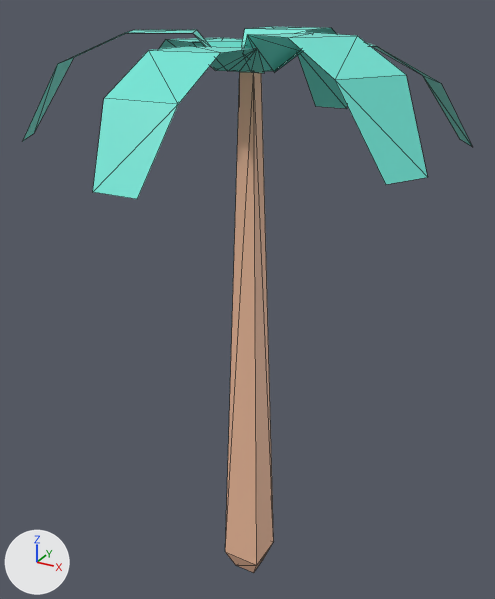
The glTF model assets/models/kit/nature_tree_palm.glb, before and after one commit.
One viewpoint serves both versions: a camera (50 mm lens) standing at (0.767, -1.409, 1.53) and looking at (-0.027, 0.036, 0.808). Lighting does not change. The marker at lower left points along +X, +Y and +Z. The first picture is the older version. Mesh edges are drawn as thin lines. Vertices at exactly the same position are counted once.

The scene before the commit, as lines of its bpy script (objects in view):
```python
me_mesh_tree_palm = bpy.data.meshes.new('Mesh tree_palm')
me_mesh_tree_palm.from_pydata(...)  # 84 vertices, 102 faces; spans x -0.47..0.47, y -0.51..0.51, z -0.05..1.46
me_mesh_tree_palm.materials.append(mat_defaultmaterial)
ob_nature_tree_palm = bpy.data.objects.new('nature_tree_palm', me_mesh_tree_palm)
ob_nature_tree_palm.location = (0.0, 0.0, 0.0)
```
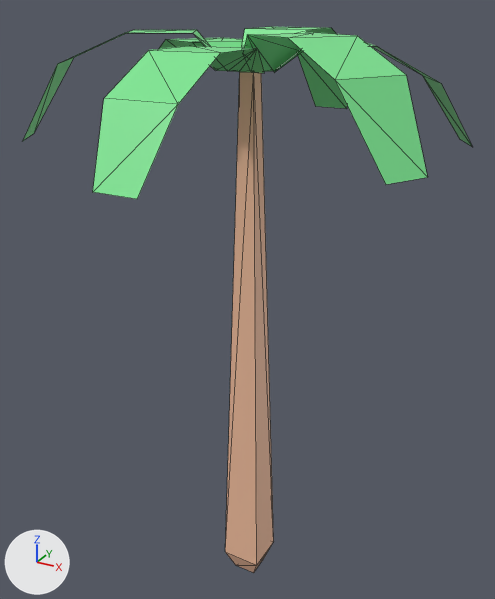
Where the change shows, as pixel boxes (x1, y1, x2, y2) in the pictures (495 x 599 px):
part 1 of me_mesh_tree_palm, recoloured (cyan to green): (23, 27, 472, 199) in both

The change, as a diff of the scene's bpy script:
```diff
--- a/assets/models/kit/nature_tree_palm.glb.py
+++ b/assets/models/kit/nature_tree_palm.glb.py
@@ me_mesh_tree_palm @@
 me_mesh_tree_palm.from_pydata(...)  # 84 vertices, 102 faces; spans x -0.47..0.47, y -0.51..0.51, z -0.05..1.46
 # used by ob_nature_tree_palm; location = (0.0, 0.0, 0.0)
+# me_mesh_tree_palm part 1: 84 faces centred in x -0.4..0.4, y -0.47..0.47, z 1.27..1.46 are repainted in the vertex colours; the middle colour goes from cyan #70e6d6 to green #7ce691
 me_mesh_tree_palm.materials.append(mat_defaultmaterial)
```
